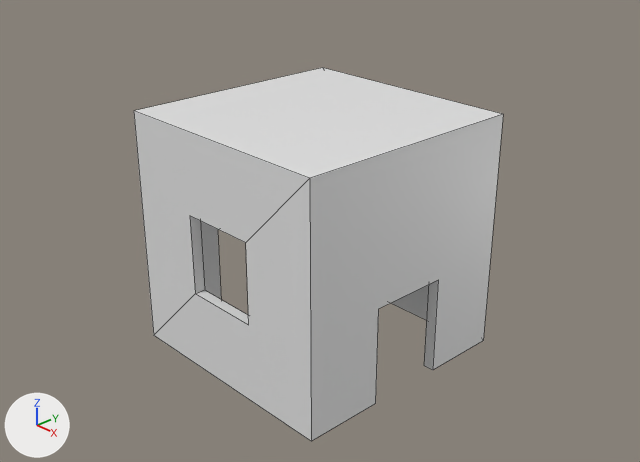
The Blender file BLENDER/simple house model/smallhouse.blend, before and after one commit.
Both versions are drawn from a 50 mm lens placed at (14.44, -13.5, 8.91), pointed at (0.15, -0.06, 0.08). The axes (+X, +Y, +Z) are drawn at lower left. The lights are the same throughout. Mesh edges are drawn as thin lines.

Before the edit, the objects in view are built like this:
```python
me_cube = bpy.data.meshes.new('Cube')
me_cube.from_pydata(...)  # 48 vertices, 30 faces; spans x -1.0..1.0, y -1.0..1.0, z -1.0..1.0
me_cube.materials.append(mat_material)  # white #e7e7e7
ob_cube = bpy.data.objects.new('Cube', me_cube)
ob_cube.location = (0.0, 0.0, 0.0)
ob_cube.scale = (3.01, 3.01, 3.01)
```
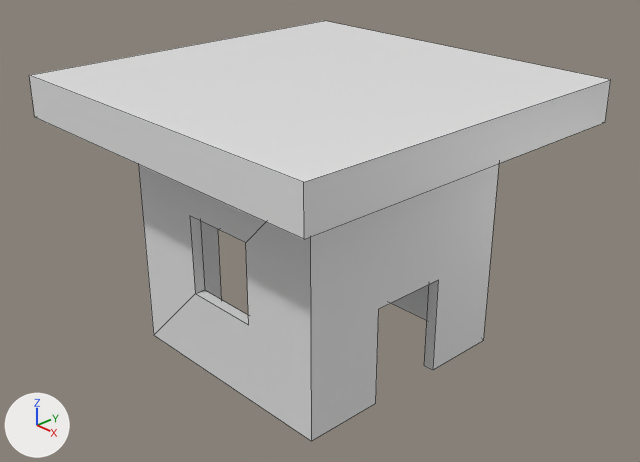
Commit message: created roof

Where the change shows, as pixel boxes [x1, y1, x2, y2] in the pictures (640 x 462 px):
'Cube', reshaped (58% wider, 13% taller): before [134, 68, 503, 441]; after [29, 21, 611, 441]
part 1 of me_cube, built on: before [135, 68, 502, 178]; after [29, 21, 611, 239]

The edits, one by one:
me_cube is used by ob_cube; location (0.0, 0.0, 0.0); scale (3.01, 3.01, 3.01).
me_cube had 48 vertices, 30 faces and spanned x -1.0..1.0, y -1.0..1.0, z -1.0..1.0.
me_cube now has 56 vertices, 38 faces and spans x -1.55..1.55, y -1.55..1.55, z -1.0..1.27.
Part 1, on me_cube:
1 face is deleted.
8 vertices are added at x -1.55..1.55, y -1.55..1.55, z 0.94..1.27.
9 new faces join them.
